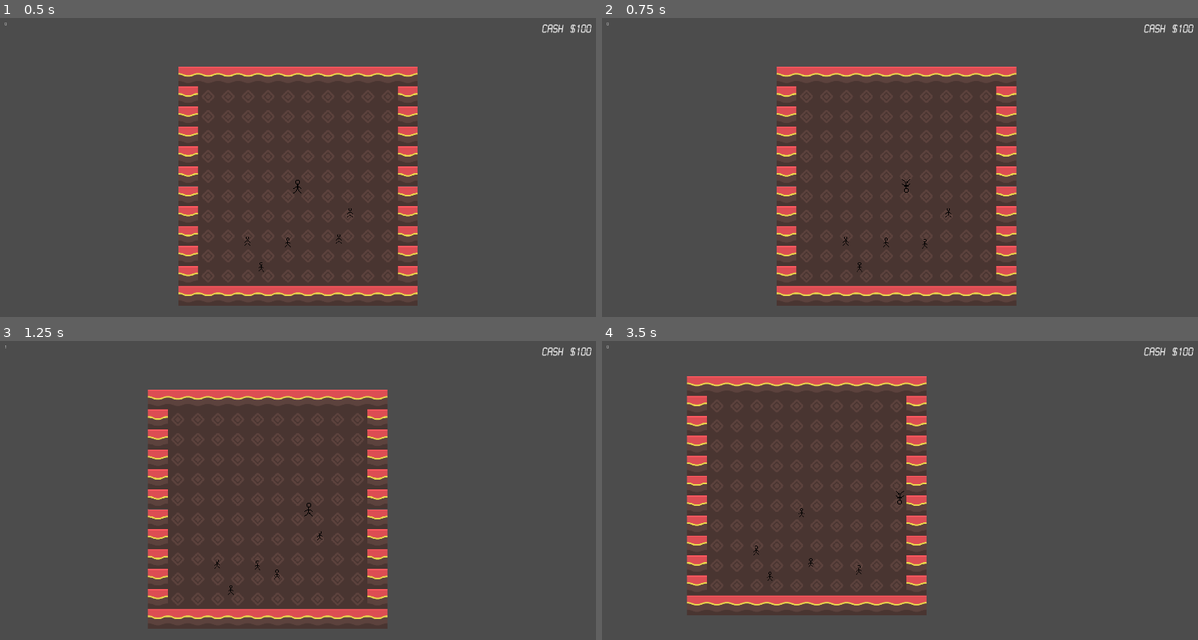
Above: before the commit, frames 1-4 (two rows, left to right).
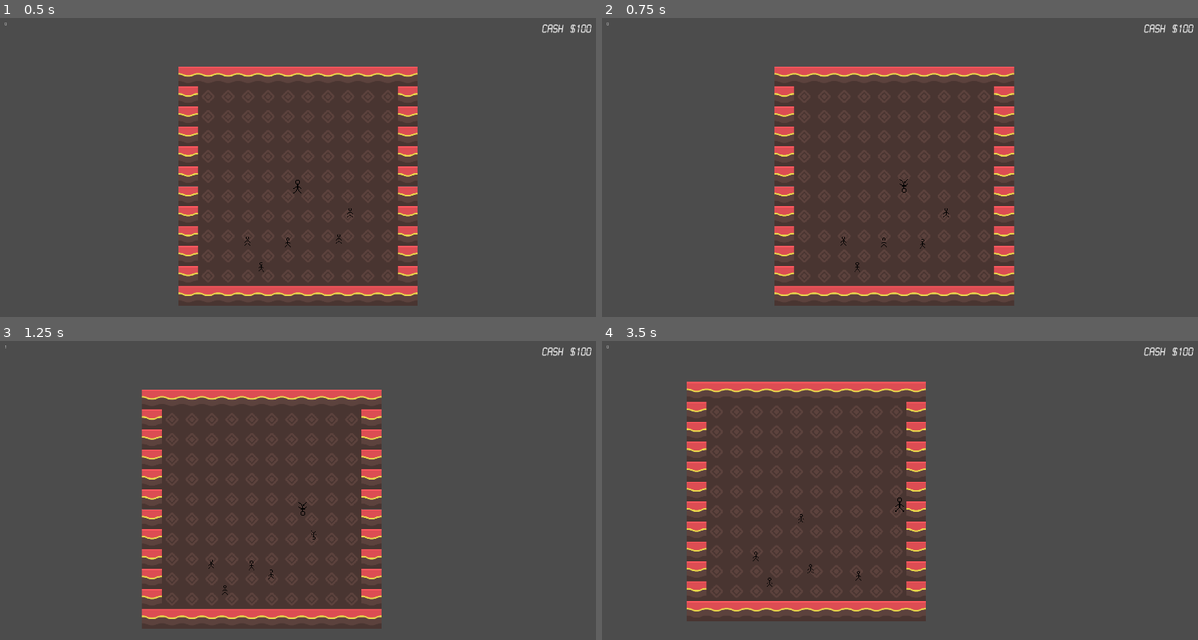
Above: after the commit, the same moments.

Repository: silentcoder99/LD46
Game: Godot game, scene res://Main.tscn
Same seed, same stepped clock (60 frames per second), same inputs: the game is played once before the commit and once after it.
Inputs:
- Up to frame 1 (0.5 s): no input
- Up to frame 2 (0.75 s): tap Enter at 0.5 s; hold Right (ui_right) from 0.53 s (still down)
- Up to frame 3 (1.25 s): keep holding Right (ui_right)
- Up to frame 4 (3.5 s): release Right (ui_right) at 1.28 s; hold Down (ui_down) 1.28-2.03 s; hold Right (ui_right) 2.03-2.78 s; hold Up (ui_up) from 2.78 s (still down)

Frame 1 is identical in both runs. In frame 2, 1.5% of the frame differs, in the area x 28-70%, y 16-97%; in frame 3, 3.0%; in frame 4, 8.0%, in the area x 14-55%, y 11-94%.

Commit message:
Synchronise dance moves

Diff:
--- a/Main.tscn
+++ b/Main.tscn
@@ -83,3 +83,7 @@
 anchor_right = 1.0
 anchor_bottom = 1.0
 color = Color( 1, 0.305882, 0.305882, 0 )
+
+[node name="BeatClock" type="Timer" parent="."]
+wait_time = 0.5
+autostart = true
--- a/Partier.gd
+++ b/Partier.gd
@@ -13,8 +13,10 @@
 var player
 var attraction
 
-func start_dancing():
+func start_dancing(animTime):
 	near_player = true
+	$AnimationPlayer.play("dance")
+	$AnimationPlayer.seek(animTime, true);
 
 func stop_dancing():
 	near_player = false
@@ -27,12 +29,12 @@
 
 	if not dancing_old and dancing:
 		player.nearby_partiers += 1
-		$AnimatedSprite.play()
+
 
 	if dancing_old and not dancing:
 		player.nearby_partiers -= 1
-		$AnimatedSprite.stop()
-		$AnimatedSprite.set_frame(0)
+		$AnimationPlayer.stop()
+		$AnimationPlayer.seek(0, true)
 
 	dancing_old = dancing
 
--- a/Partier.tscn
+++ b/Partier.tscn
@@ -6,16 +6,25 @@
 
 [sub_resource type="PhysicsMaterial" id=1]
 
-[sub_resource type="SpriteFrames" id=2]
-animations = [ {
-"frames": [ ExtResource( 2 ), ExtResource( 3 ) ],
-"loop": true,
-"name": "dance",
-"speed": 5.0
-} ]
-
 [sub_resource type="RectangleShape2D" id=3]
 extents = Vector2( 4.5, 7.5 )
+
+[sub_resource type="Animation" id=4]
+resource_name = "dance"
+length = 0.5
+loop = true
+tracks/0/type = "value"
+tracks/0/path = NodePath("Sprite:texture")
+tracks/0/interp = 1
+tracks/0/loop_wrap = true
+tracks/0/imported = false
+tracks/0/enabled = true
+tracks/0/keys = {
+"times": PoolRealArray( 0, 0.25 ),
+"transitions": PoolRealArray( 1, 1 ),
+"update": 1,
+"values": [ ExtResource( 2 ), ExtResource( 3 ) ]
+}
 
 [node name="Partier" type="RigidBody2D" groups=[
 "partier",
@@ -29,11 +38,6 @@
 min_move_time = 5.0
 max_move_time = 6
 
-[node name="AnimatedSprite" type="AnimatedSprite" parent="."]
-scale = Vector2( 2, 2 )
-frames = SubResource( 2 )
-animation = "dance"
-
 [node name="MoveTimer" type="Timer" parent="."]
 wait_time = 0.05
 
@@ -41,4 +45,11 @@
 position = Vector2( -1, 1 )
 scale = Vector2( 2, 2 )
 shape = SubResource( 3 )
+
+[node name="Sprite" type="Sprite" parent="."]
+scale = Vector2( 2, 2 )
+texture = ExtResource( 2 )
+
+[node name="AnimationPlayer" type="AnimationPlayer" parent="."]
+anims/dance = SubResource( 4 )
 [connection signal="timeout" from="MoveTimer" to="." method="_on_MoveTimer_timeout"]
--- a/Player.gd
+++ b/Player.gd
@@ -25,7 +25,7 @@
 
 func _on_ProximityArea_body_entered(body):
 	if is_body_partier(body):
-		body.start_dancing()
+		body.start_dancing($AnimationPlayer.get_current_animation_position())
 
 func _on_ProximityArea_body_exited(body):
 	if is_body_partier(body):
--- a/Player.tscn
+++ b/Player.tscn
@@ -1,12 +1,29 @@
-[gd_scene load_steps=7 format=2]
+[gd_scene load_steps=8 format=2]
 
 [ext_resource path="res://Player.gd" type="Script" id=1]
-[ext_resource path="res://person.png" type="Texture" id=2]
-[ext_resource path="res://person_upside_down.png" type="Texture" id=3]
+[ext_resource path="res://person_upside_down.png" type="Texture" id=2]
+[ext_resource path="res://person.png" type="Texture" id=3]
+
+[sub_resource type="Animation" id=4]
+resource_name = "dance"
+length = 0.5
+loop = true
+tracks/0/type = "value"
+tracks/0/path = NodePath("Sprite:texture")
+tracks/0/interp = 1
+tracks/0/loop_wrap = true
+tracks/0/imported = false
+tracks/0/enabled = true
+tracks/0/keys = {
+"times": PoolRealArray( 0, 0.25 ),
+"transitions": PoolRealArray( 1, 1.1487 ),
+"update": 0,
+"values": [ ExtResource( 3 ), ExtResource( 2 ) ]
+}
 
 [sub_resource type="SpriteFrames" id=3]
 animations = [ {
-"frames": [ ExtResource( 2 ), ExtResource( 3 ) ],
+"frames": [ ExtResource( 3 ), ExtResource( 2 ) ],
 "loop": true,
 "name": "dance",
 "speed": 5.0
@@ -26,7 +43,16 @@
 linear_damp = 50.0
 script = ExtResource( 1 )
 
+[node name="Sprite" type="Sprite" parent="."]
+scale = Vector2( 3, 3 )
+texture = ExtResource( 2 )
+
+[node name="AnimationPlayer" type="AnimationPlayer" parent="."]
+autoplay = "dance"
+anims/dance = SubResource( 4 )
+
 [node name="AnimatedSprite" type="AnimatedSprite" parent="."]
+visible = false
 scale = Vector2( 3, 3 )
 frames = SubResource( 3 )
 animation = "dance"
@@ -40,6 +66,7 @@
 limit_bottom = 4000
 limit_smoothed = true
 smoothing_enabled = true
+smoothing_speed = 10.0
 drag_margin_left = 0.0
 drag_margin_top = 0.0
 drag_margin_right = 0.0
